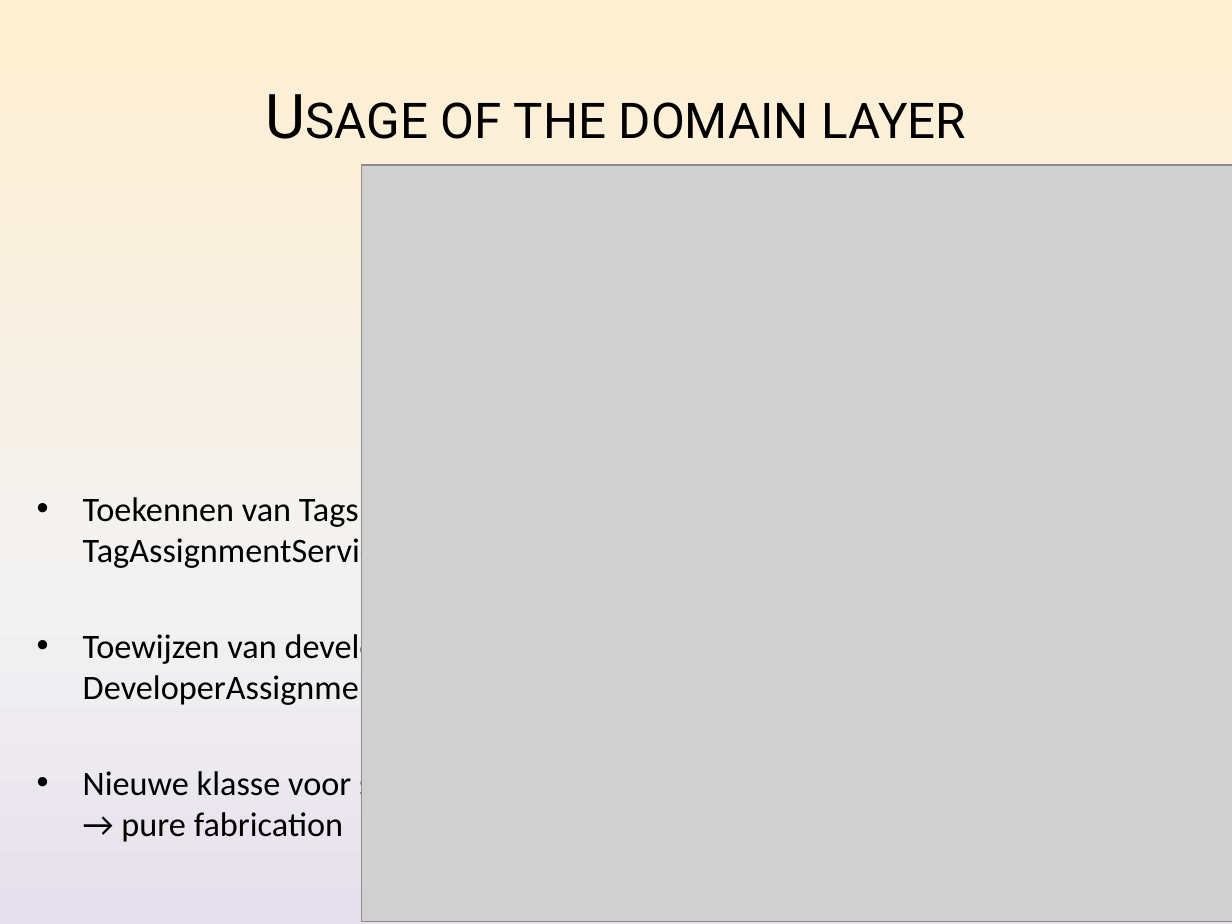
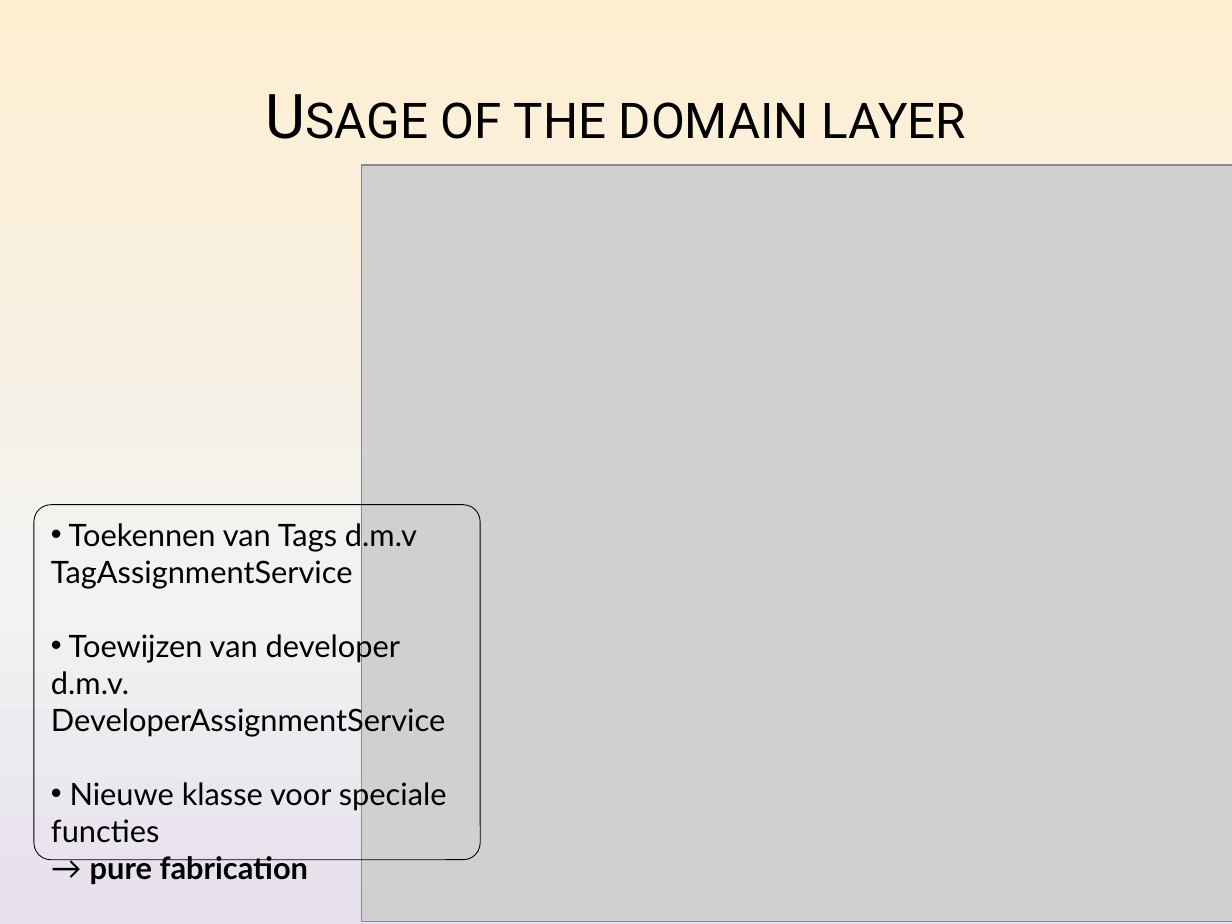
Before and after one commit to Nickelium/Software-Development, a slide deck: slide 11 of presentatie/SWOP Presentatie Inhoud.pptx. Drawn at 1232x924 pixels with LibreOffice and Linux fonts; fonts in the diff are those of the drawing; grey boxes stand for pictures. Boxes give left, top, right and bottom in pixels: in the first picture for what was removed or moved away, otherwise in the second. Text is boxed around its words. In the diff, an @@ line names an element or a change of style, - is before the commit and + after.

```diff
--- a/presentatie/SWOP Presentatie Inhoud.pptx
+++ b/presentatie/SWOP Presentatie Inhoud.pptx
@@ rounded rectangle "Toekennen van Tags d.m.v TagAssignmentService": place and size @@
-rounded rectangle "Toekennen van Tags d.m.v TagAssignmentService" at box(83, 497, 488, 842)
+rounded rectangle "Toekennen van Tags d.m.v TagAssignmentService" at box(34, 505, 480, 860)
@@ rounded rectangle "Toekennen van Tags d.m.v TagAssignmentService" at box(34, 505, 480, 860): size 20 to 18 pt, font Calibri to Lato; bold on in "pure fabrication"; indent changed; less space between paragraphs; outline none to #000000 0.5 pt @@
```
Also in this commit, not shown: 10 other slides changed, 1 slide removed.
